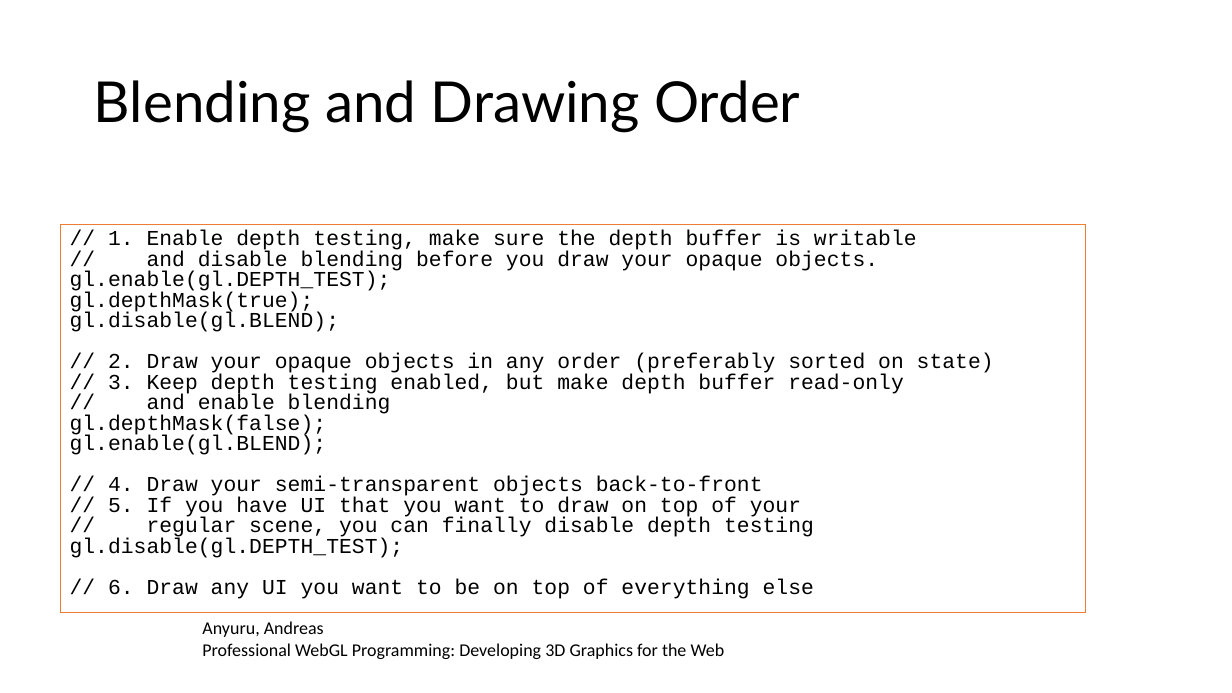
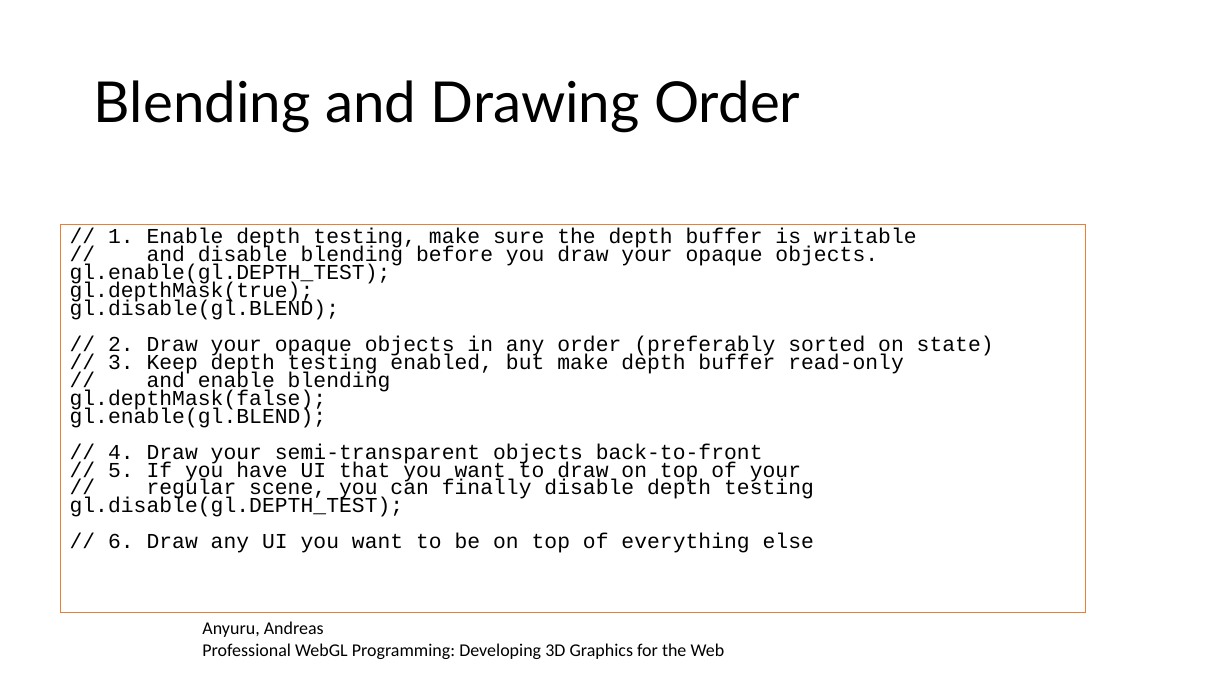
Before and after one commit to illinois-cs418/cs418CourseMaterial, a slide deck: slide 21 of Lectures/CS418-Lecture21-Compositing.pptx (slide 34 before the commit). Drawn at 1232x693 pixels with LibreOffice and Linux fonts; fonts in the diff are those of the drawing. Boxes give left, top, right and bottom in pixels: in the first picture for what was removed or moved away, otherwise in the second. Text is boxed around its words. In the diff, an @@ line names an element or a change of style, - is before the commit and + after.

```diff
--- a/Lectures/CS418-Lecture21-Compositing.pptx
+++ b/Lectures/CS418-Lecture21-Compositing.pptx
@@ text "// 1. Enable depth testing, ..." at (60, 225, 1086, 612): line spacing 0.8 to 0.7 @@
```
Also in this commit, not shown: 7 other slides changed, 12 slides added, 6 slides removed.
